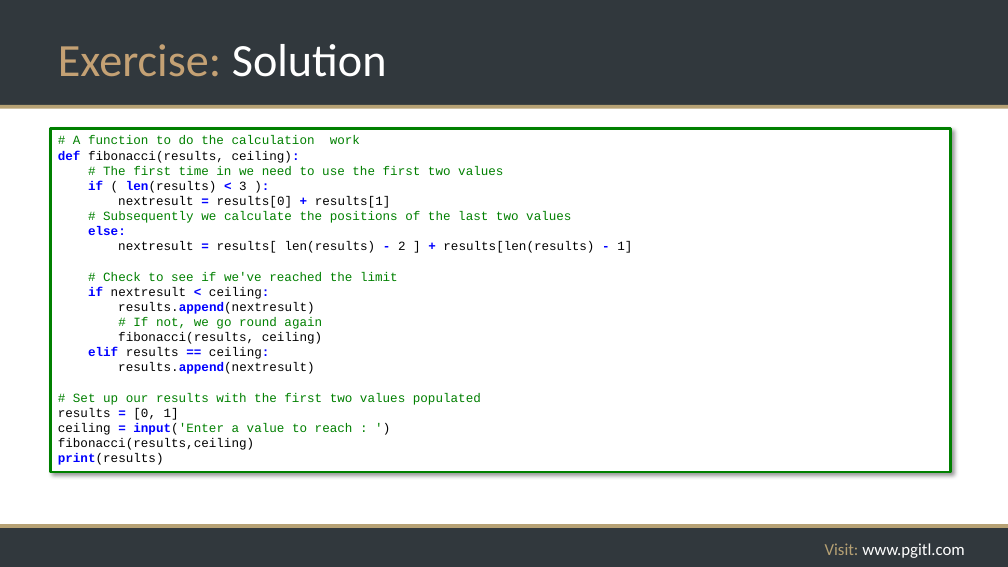
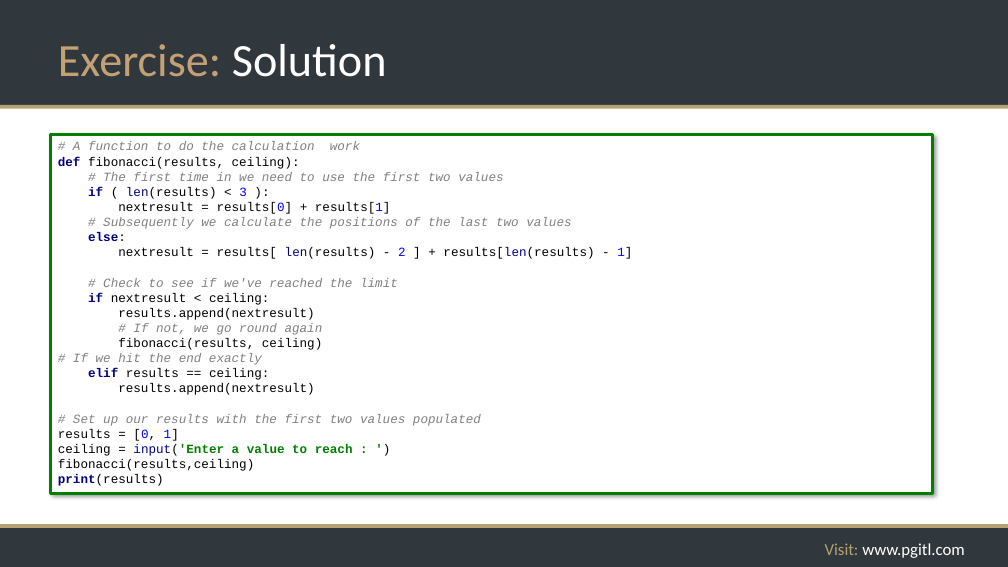
Before and after one commit to rikkouri/project-a, a slide deck: slide 121 of Programming Foundations.pptx. Drawn at 1008x567 pixels with LibreOffice and Linux fonts; fonts in the diff are those of the drawing; background and template pictures are left out. Boxes give left, top, right and bottom in pixels: in the first picture for what was removed or moved away, otherwise in the second. Text is boxed around its words. In the diff, an @@ line names an element or a change of style, - is before the commit and + after.

```diff
--- a/Programming Foundations.pptx
+++ b/Programming Foundations.pptx
@@ rectangle "# A function to do ...": place and size @@
-rectangle "# A function to do ..." at bbox=[51, 129, 951, 472]
+rectangle "# A function to do ..." at bbox=[51, 135, 933, 494]
@@ text in rectangle at bbox=[58, 141, 632, 486]: text changed @@
-# A function to do the calculation work
-def fibonacci(results, ceiling):
-# The first time in we need to use the first two values
-if ( len(results) < 3 ):
-nextresult = results[0] + results[1]
-# Subsequently we calculate the positions of the last two values
-else:
-nextresult = results[ len(results) - 2 ] + results[len(results) - 1]
-# Check to see if we've reached the limit
-if nextresult < ceiling:
-results.append(nextresult)
-# If not, we go round again
-fibonacci(results, ceiling)
-elif results == ceiling:
-results.append(nextresult)
-# Set up our results with the first two values populated
-results = [0, 1]
-ceiling = input('Enter a value to reach : ')
-fibonacci(results,ceiling)
-print(results)
+# A function to do the calculation work
+def fibonacci(results, ceiling):
+# The first time in we need to use the first two values
+if ( len(results) < 3 ):
+nextresult = results[0] + results[1]
+# Subsequently we calculate the positions of the last two values
+else:
+nextresult = results[ len(results) - 2 ] + results[len(results) - 1]
+# Check to see if we've reached the limit
+if nextresult < ceiling:
+results.append(nextresult)
+# If not, we go round again
+fibonacci(results, ceiling)
+# If we hit the end exactly
+elif results == ceiling:
+results.append(nextresult)
+# Set up our results with the first two values populated
+results = [0, 1]
+ceiling = input('Enter a value to reach : ')
+fibonacci(results,ceiling)
+print(results)
```
Also in this commit, not shown: 4 other slides changed, 1 slide added, 2 other files.
